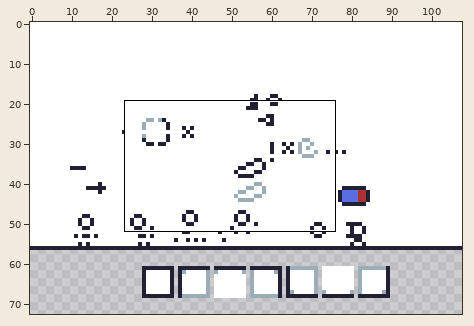
Two states of a pixel-art file, mockups/mockup.aseprite. Above, an overview of the earlier version with the close-up marked.
Close-up. The starting point:
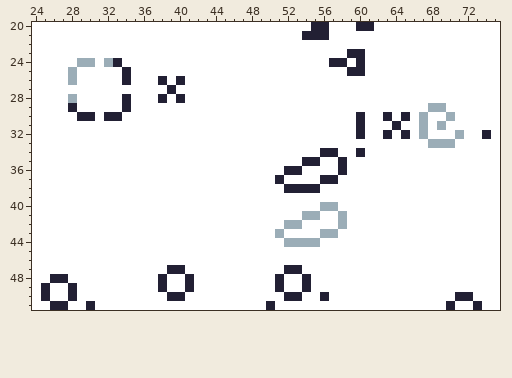
108x73 pixels, 1 frame. Shown: x 24..75, y 20..51.
Once edited:
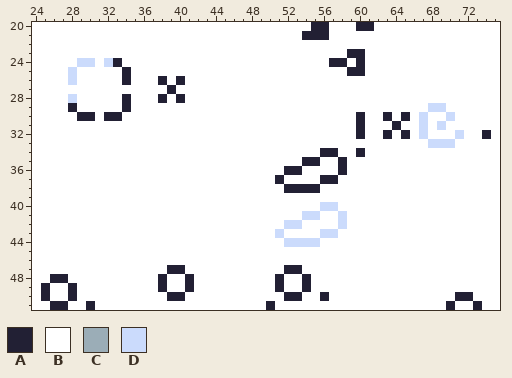
Palette (. is transparent): A #222034  B #ffffff  C #9badb7  D #cbdbfc
Difference:
--- layers "Plane Weak", "Charge Cursor", "Plane Daze"
@@ x 24..75 @@
 23 BBBBBBBBBBBBBBBBBBBBBBBBBBBBBBBBBBBAABBBBBBBBBBBBBBB
-24 BBBBBCCBCABBBBBBBBBBBBBBBBBBBBBBBAABABBBBBBBBBBBBBBB
-25 BBBBCBBBBBABBBBBBBBBBBBBBBBBBBBBBBBAABBBBBBBBBBBBBBB
-26 BBBBCBBBBBABBBABABBBBBBBBBBBBBBBBBBBBBBBBBBBBBBBBBBB
+24 BBBBBDDBDABBBBBBBBBBBBBBBBBBBBBBBAABABBBBBBBBBBBBBBB
+25 BBBBDBBBBBABBBBBBBBBBBBBBBBBBBBBBBBAABBBBBBBBBBBBBBB
+26 BBBBDBBBBBABBBABABBBBBBBBBBBBBBBBBBBBBBBBBBBBBBBBBBB
 27 BBBBBBBBBBBBBBBABBBBBBBBBBBBBBBBBBBBBBBBBBBBBBBBBBBB
-28 BBBBCBBBBBABBBABABBBBBBBBBBBBBBBBBBBBBBBBBBBBBBBBBBB
-29 BBBBABBBBBABBBBBBBBBBBBBBBBBBBBBBBBBBBBBBBBBCCBBBBBB
-30 BBBBBAABAABBBBBBBBBBBBBBBBBBBBBBBBBBABBABABCBBCBBBBB
-31 BBBBBBBBBBBBBBBBBBBBBBBBBBBBBBBBBBBBABBBABBCBCBBBBBB
-32 BBBBBBBBBBBBBBBBBBBBBBBBBBBBBBBBBBBBABBABABCBBBCBBAB
-33 BBBBBBBBBBBBBBBBBBBBBBBBBBBBBBBBBBBBBBBBBBBBCCCBBBBB
+28 BBBBDBBBBBABBBABABBBBBBBBBBBBBBBBBBBBBBBBBBBBBBBBBBB
+29 BBBBABBBBBABBBBBBBBBBBBBBBBBBBBBBBBBBBBBBBBBDDBBBBBB
+30 BBBBBAABAABBBBBBBBBBBBBBBBBBBBBBBBBBABBABABDBBDBBBBB
+31 BBBBBBBBBBBBBBBBBBBBBBBBBBBBBBBBBBBBABBBABBDBDBBBBBB
+32 BBBBBBBBBBBBBBBBBBBBBBBBBBBBBBBBBBBBABBABABDBBBDBBAB
+33 BBBBBBBBBBBBBBBBBBBBBBBBBBBBBBBBBBBBBBBBBBBBDDDBBBBB
 34 BBBBBBBBBBBBBBBBBBBBBBBBBBBBBBBBAABBABBBBBBBBBBBBBBB
@@ x 49..60 @@
 39 BBBBBBBBBBBB
-40 BBBBBBBCCBBB
-41 BBBBBCCBBCBB
-42 BBBCCBBBBCBB
-43 BBCBBBBCCBBB
-44 BBBCCCCBBBBB
+40 BBBBBBBDDBBB
+41 BBBBBDDBBDBB
+42 BBBDDBBBBDBB
+43 BBDBBBBDDBBB
+44 BBBDDDDBBBBB
 45 BBBBBBBBBBBB
Changed places in both close-ups, as pixel boxes (x1, y1, x2, y2):
changed: (68, 58, 113, 103)
changed: (419, 103, 464, 148)
changed: (275, 202, 347, 247)
